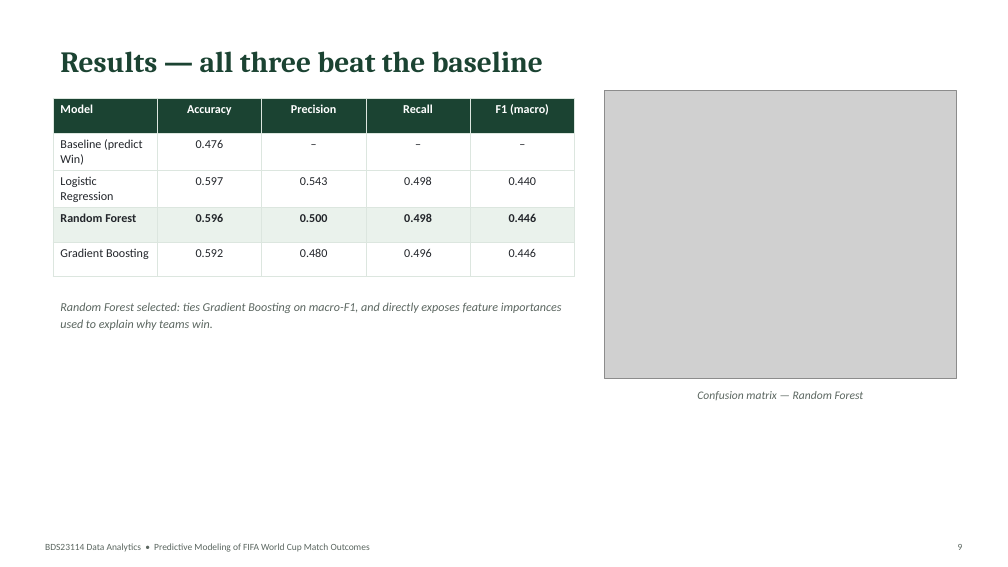
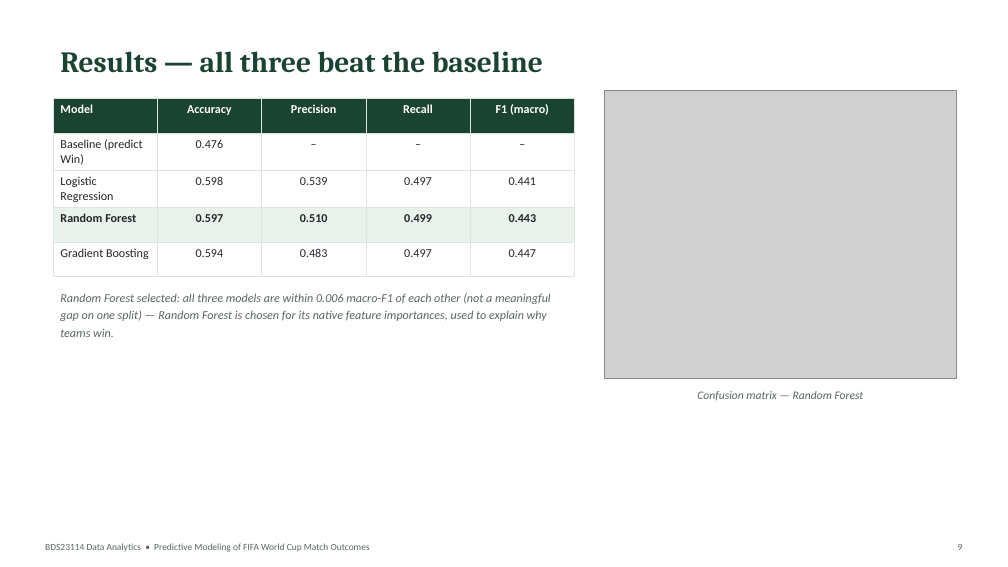
Before and after one commit to LEEWXIN/world-cup-outcome-prediction, a slide deck: slide 9 of presentation/World_Cup_Presentation.pptx. Drawn at 1008x567 pixels with LibreOffice and Linux fonts; fonts in the diff are those of the drawing; grey boxes stand for pictures. Boxes give left, top, right and bottom in pixels: in the first picture for what was removed or moved away, otherwise in the second. Text is boxed around its words. In the diff, an @@ line names an element or a change of style, - is before the commit and + after.

```diff
--- a/presentation/World_Cup_Presentation.pptx
+++ b/presentation/World_Cup_Presentation.pptx
@@ table at (x1=53, y1=98, x2=575, y2=272) @@
-row 3: Logistic Regression | 0.597 | 0.543 | 0.498 | 0.440
+row 3: Logistic Regression | 0.598 | 0.539 | 0.497 | 0.441
-row 4: Random Forest | 0.596 | 0.500 | 0.498 | 0.446
+row 4: Random Forest | 0.597 | 0.510 | 0.499 | 0.443
-row 5: Gradient Boosting | 0.592 | 0.480 | 0.496 | 0.446
+row 5: Gradient Boosting | 0.594 | 0.483 | 0.497 | 0.447
@@ text at (x1=60, y1=293, x2=551, y2=337): text changed @@
-Random Forest selected: ties Gradient Boosting on macro-F1, and directly exposes feature importances used to explain why teams win.
+Random Forest selected: all three models are within 0.006 macro-F1 of each other (not a meaningful gap on one split) — Random Forest is chosen for its native feature importances, used to explain why teams win.
```
Also in this commit, not shown: 1 other slide changed, 4 other files.
